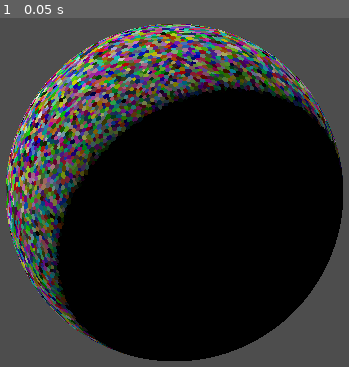
Above: before the commit, frame 1.
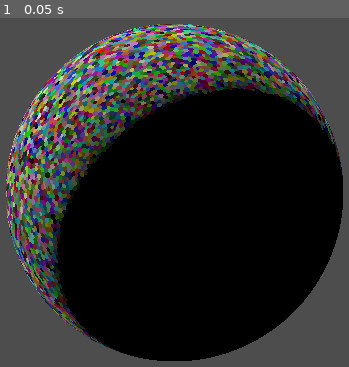
Above: after the commit, the same moment.

Repository: spuddydev/planetastic
Game: Godot game, scene res://src/planet/planet.tscn
The game is run twice, just before and just after one commit, with the same random seed, the same clock (stepped at 60 frames per second) and the same inputs.
Inputs:
- Up to frame 1 (0.05 s): no input

The runs differ from the first frame. In frame 1, 12% of the frame differs, in the area x 1-98%, y 1-96%.

Commit message:
chore: expose triangle registration/unregistration methods

Diff:
--- a/src/sphere/perturber.gd
+++ b/src/sphere/perturber.gd
@@ -28,14 +28,12 @@
 		return
 
 	# Collect all edges into an array for random selection.
-	var edges: Array = data._edge_triangles.keys()
+	var edges: Array = data.get_all_edges()
 	var attempt_count := int(distortion * edges.size() * 2)
 
 	for _i in attempt_count:
 		var edge: Vector2i = edges[rng.randi_range(0, edges.size() - 1)]
 		_try_rotate_edge(data, edge)
-
-	data.build_adjacency()
 
 
 ## Attempt to rotate a single edge. Returns true if the rotation was performed.
@@ -90,8 +88,8 @@
 
 	# --- Perform the rotation ---
 	# Remove old triangles from adjacency before changing them.
-	data._unregister_triangle(adj[0])
-	data._unregister_triangle(adj[1])
+	data.unregister_triangle(adj[0])
+	data.unregister_triangle(adj[1])
 
 	# Old: tri_a = (A, B, C), tri_b = (A, B, D) [approximately]
 	# New: tri_a → (A, C, D), tri_b → (B, D, C)
@@ -103,8 +101,8 @@
 	_ensure_outward_winding(data, adj[1])
 
 	# Re-register the modified triangles in adjacency.
-	data._register_triangle(adj[0])
-	data._register_triangle(adj[1])
+	data.register_triangle(adj[0])
+	data.register_triangle(adj[1])
 	return true
 
 
--- a/src/sphere/sphere_data.gd
+++ b/src/sphere/sphere_data.gd
@@ -75,6 +75,11 @@
 	return _vertex_triangles[vi]
 
 
+## Return all edge keys in the adjacency cache.
+func get_all_edges() -> Array:
+	return _edge_triangles.keys()
+
+
 ## Get how many triangles share this vertex (its "valence").
 func get_vertex_neighbour_count(vi: int) -> int:
 	return _vertex_triangles[vi].size()
@@ -82,7 +87,7 @@
 
 ## Remove a triangle from the adjacency caches (but not from the triangles array).
 ## Used for incremental updates when rotating an edge.
-func _unregister_triangle(ti: int) -> void:
+func unregister_triangle(ti: int) -> void:
 	var tri := get_triangle(ti)
 	var verts := [tri.x, tri.y, tri.z]
 
@@ -106,7 +111,7 @@
 
 ## Add a triangle to the adjacency caches (assumes it's already in the triangles array).
 ## Used for incremental updates when rotating an edge.
-func _register_triangle(ti: int) -> void:
+func register_triangle(ti: int) -> void:
 	var tri := get_triangle(ti)
 	var verts := [tri.x, tri.y, tri.z]
 
